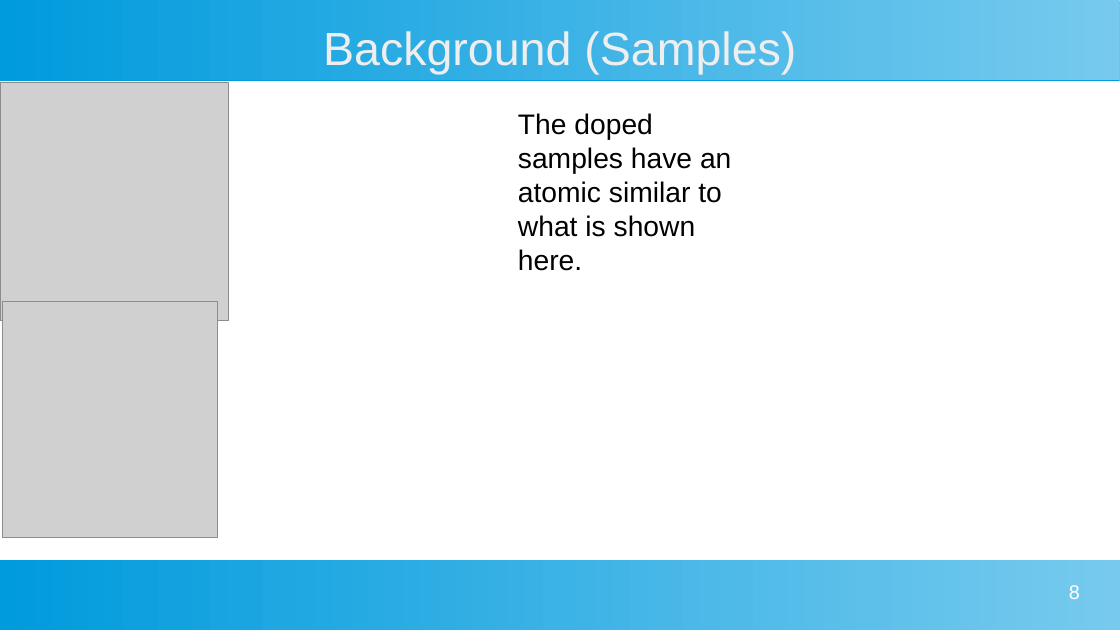
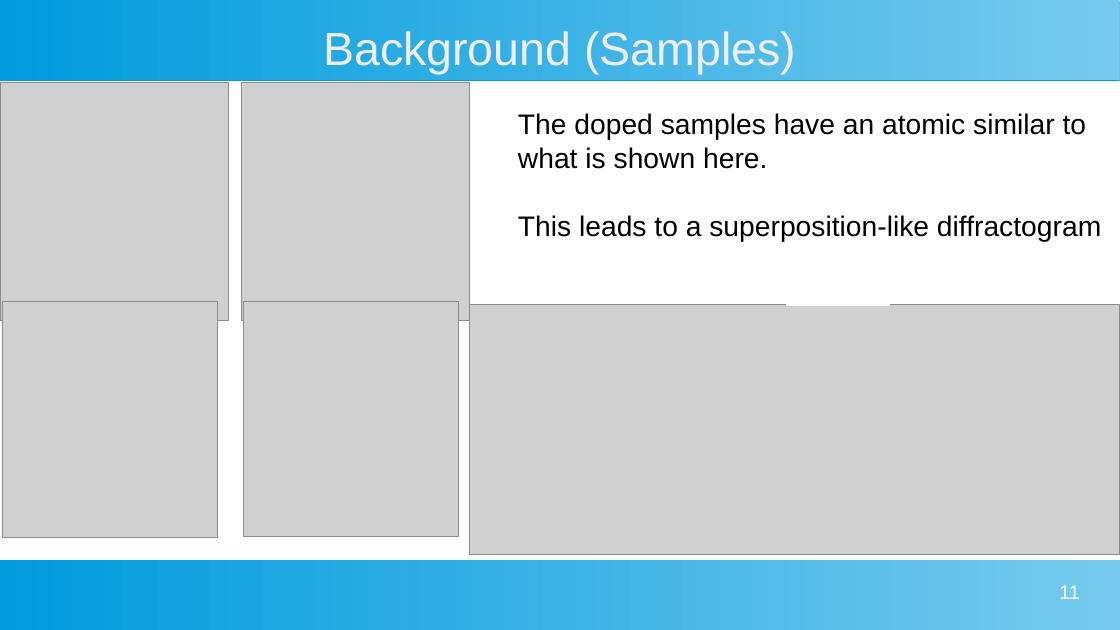
Before and after one commit to MarkS5001/GIXRD-Thesis, a slide deck: slide 11 of Thesis Defense Presentation.odp (slide 8 before the commit). Drawn at 1120x630 pixels with LibreOffice and Linux fonts; fonts in the diff are those of the drawing; grey boxes stand for pictures. Boxes give left, top, right and bottom in pixels: in the first picture for what was removed or moved away, otherwise in the second. Text is boxed around its words. In the diff, an @@ line names an element or a change of style, - is before the commit and + after.

```diff
--- a/Thesis Defense Presentation.odp
+++ b/Thesis Defense Presentation.odp
@@ picture added at (241, 82, 470, 321) @@
@@ text at (518, 215, 1101, 242): paragraph added @@
+This leads to a superposition-like diffractogram
@@ rectangle added at (788, 279, 889, 305), fill #FFFFFF, outline #FFFFFF 1.42 pt @@
@@ picture added at (244, 302, 459, 538) @@
@@ picture added at (470, 305, 1120, 555) @@
@@ page number at (1059, 585, 1080, 599): text changed @@
-8
+11
```
Also in this commit, not shown: 2 other slides changed, 5 slides added, 1 slide removed.
